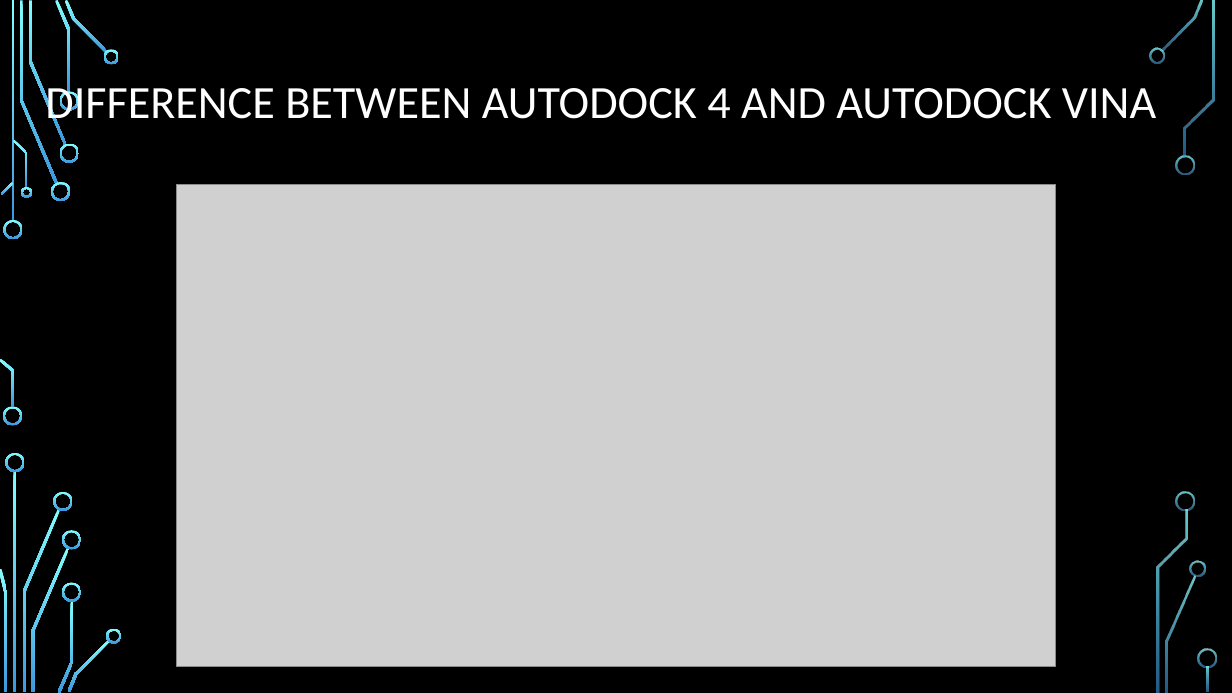
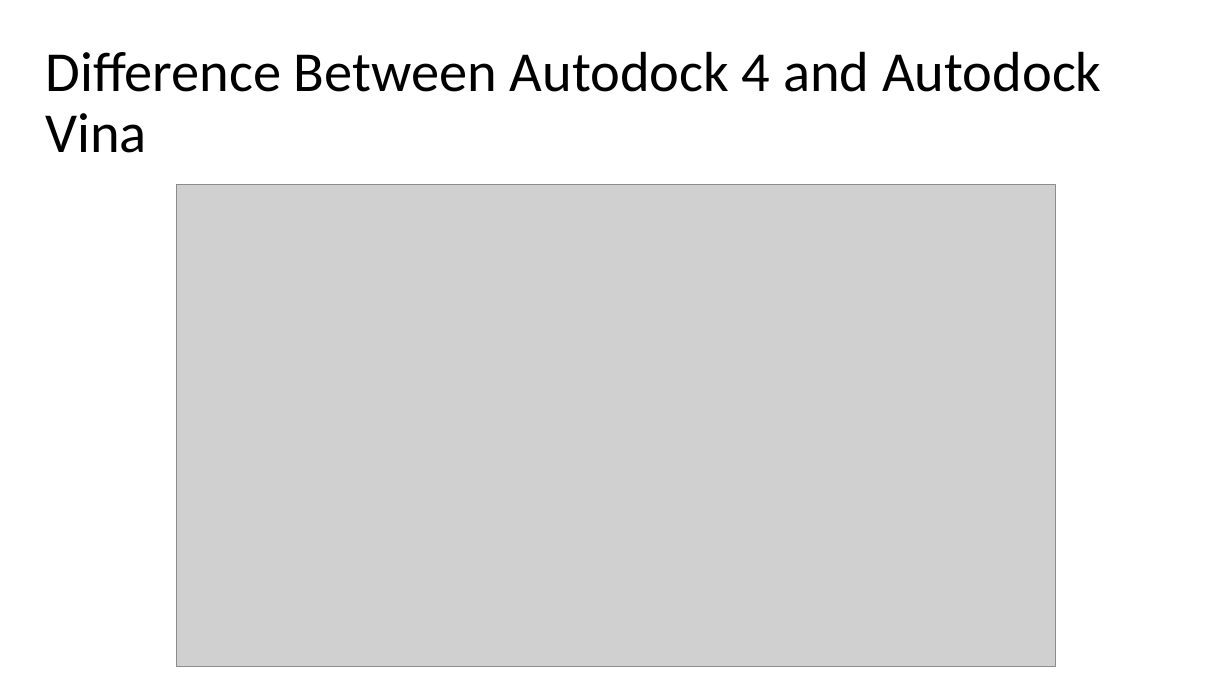
Before and after one commit to CCBatIIT/modelingworkshop, a slide deck: slide 10 of slides/2-2-molecular_docking.pptx. Drawn at 1232x693 pixels with LibreOffice and Linux fonts; fonts in the diff are those of the drawing; grey boxes stand for pictures; background and template pictures are left out. Boxes give left, top, right and bottom in pixels: in the first picture for what was removed or moved away, otherwise in the second. Text is boxed around its words. In the diff, an @@ line names an element or a change of style, - is before the commit and + after.

```diff
--- a/slides/2-2-molecular_docking.pptx
+++ b/slides/2-2-molecular_docking.pptx
@@ background picture (left out) to #FFFFFF @@
@@ title at (45, 51, 1101, 153): text changed; size 36 to 44 pt; text colour #FFFFFF to #000000 @@
-DIFFERENCE BETWEEN AUTODOCK 4 AND AUTODOCK VINA
+Difference Between Autodock 4 and Autodock Vina
@@ group removed at (0, 0, 1217, 693): 33 freeform shapes, 3 rectangles @@
```
Also in this commit, not shown: 16 other slides changed, 9 other files.
